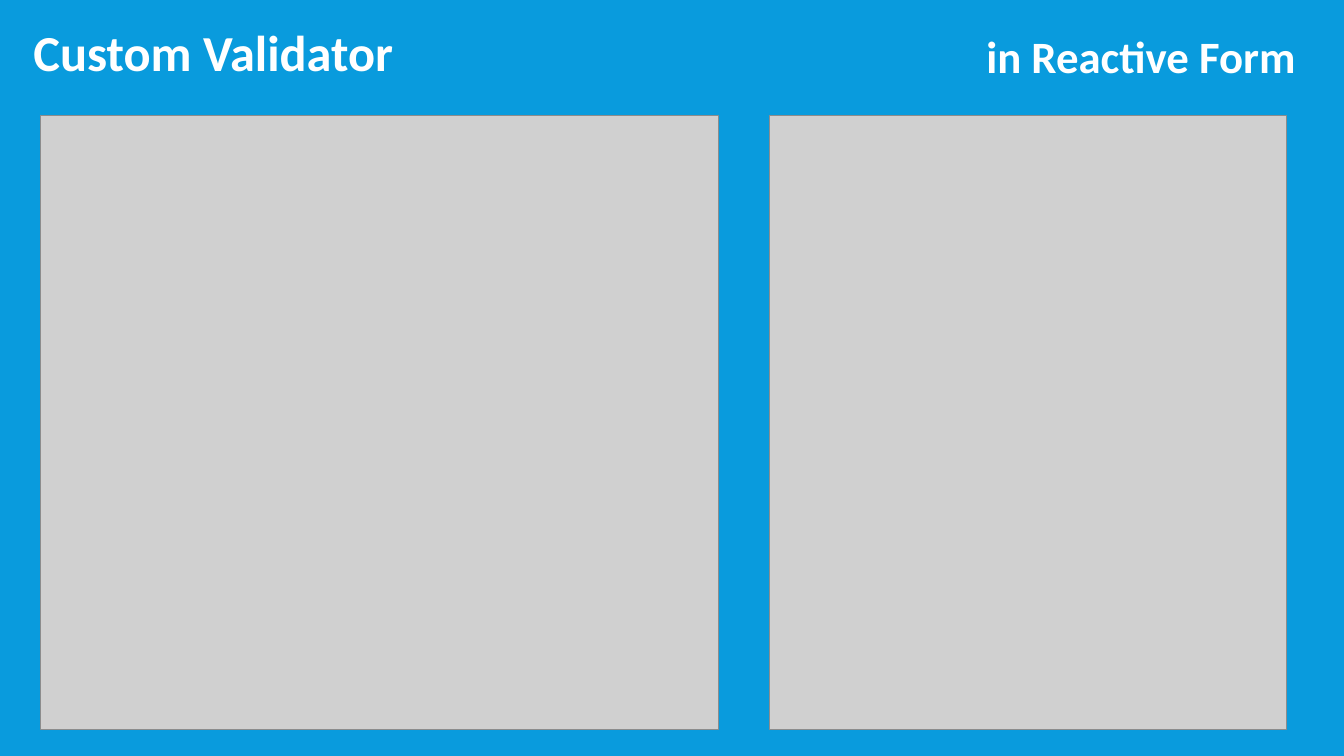
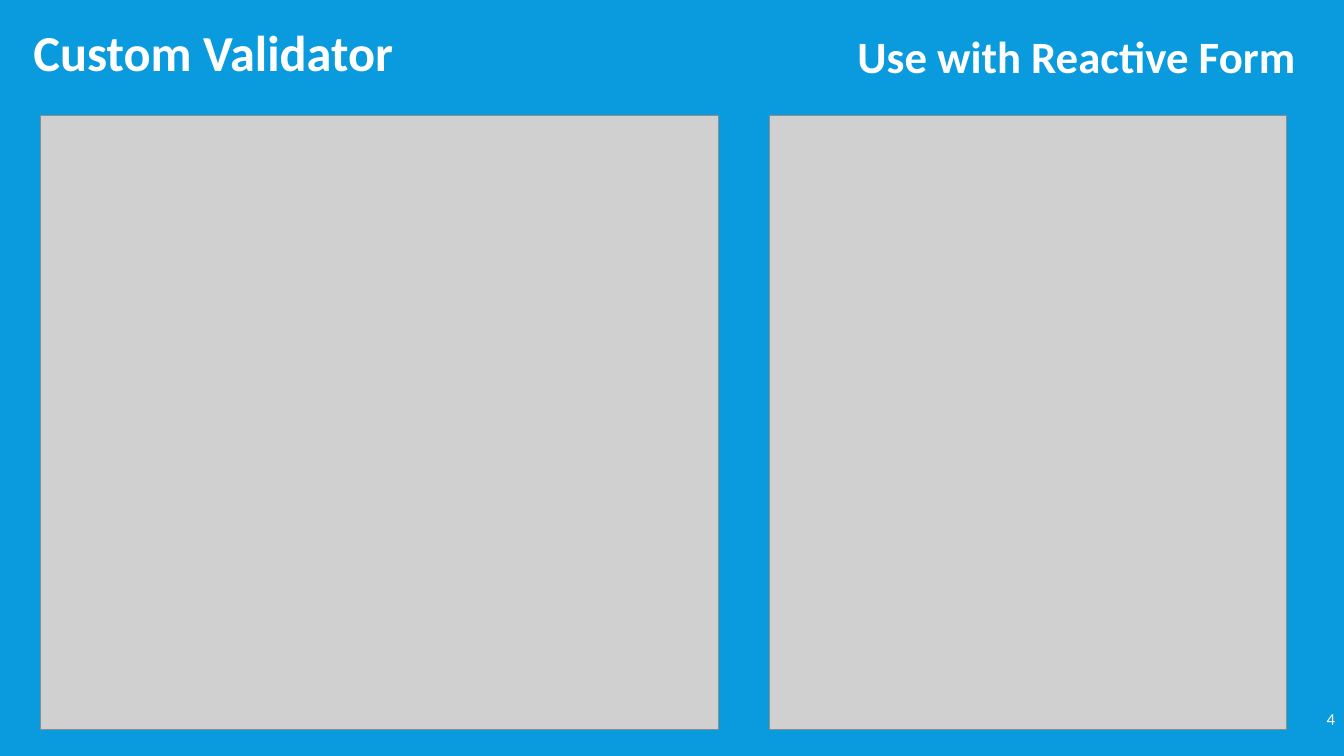
Before and after one commit to timmyktom/angular_validator_directive, a slide deck: slide 4 of Custom Validator & Directive.pptx (slide 5 before the commit). Drawn at 1344x756 pixels with LibreOffice and Linux fonts; fonts in the diff are those of the drawing; grey boxes stand for pictures. Boxes give left, top, right and bottom in pixels: in the first picture for what was removed or moved away, otherwise in the second. Text is boxed around its words. In the diff, an @@ line names an element or a change of style, - is before the commit and + after.

```diff
--- a/Custom Validator & Directive.pptx
+++ b/Custom Validator & Directive.pptx
@@ text at bbox=[857, 41, 1295, 74]: text changed @@
-in Reactive Form
+Use with Reactive Form
@@ page number added at bbox=[1327, 714, 1335, 725], 12 pt, text #FFFFFF @@
+4
```
Also in this commit, not shown: 9 other slides changed, 3 slides added, 5 slides removed, 1 other file.
